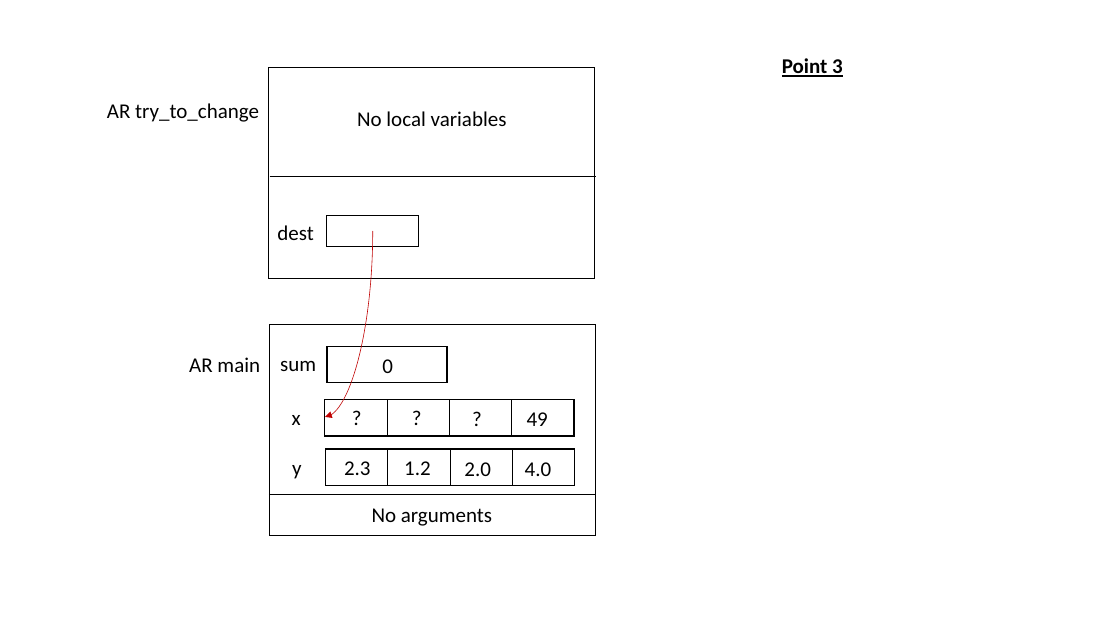
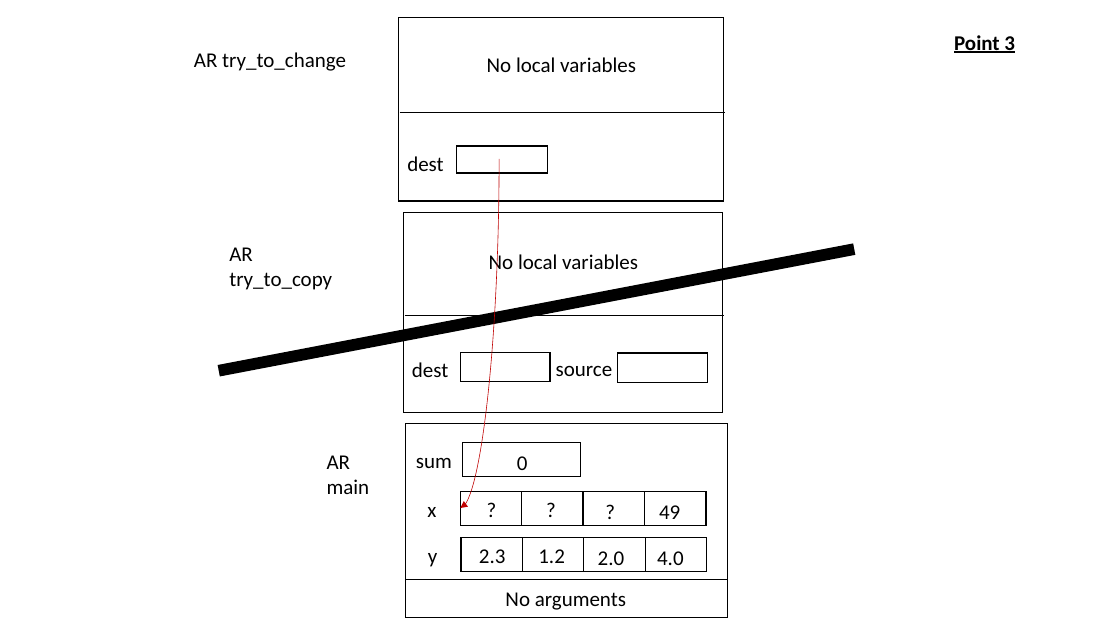
Before and after one commit to chvaldez10/ENSF-614, a slide deck: slide 3 of assignments/labs/lab2/documents/drawing.pptx. Drawn at 1120x630 pixels with LibreOffice and Linux fonts; fonts in the diff are those of the drawing. Boxes give left, top, right and bottom in pixels: in the first picture for what was removed or moved away, otherwise in the second. Text is boxed around its words. In the diff, an @@ line names an element or a change of style, - is before the commit and + after.

```diff
--- a/assignments/labs/lab2/documents/drawing.pptx
+++ b/assignments/labs/lab2/documents/drawing.pptx
@@ rectangle: place and size @@
-rectangle at box(268, 68, 595, 279)
+rectangle at box(398, 18, 724, 201)
@@ text "Point 3": place and size @@
-text "Point 3" at box(782, 58, 843, 77)
+text "Point 3" at box(954, 35, 1015, 53)
@@ text "AR try_to_change": place and size @@
-text "AR try_to_change" at box(107, 103, 259, 122)
+text "AR try_to_change" at box(194, 52, 346, 71)
@@ text "No local variables": place and size @@
-text "No local variables" at box(357, 111, 507, 126)
+text "No local variables" at box(487, 57, 636, 72)
@@ line moved from (270, 176) - (596, 176) to (400, 113) - (725, 113) @@
@@ text "dest": place and size @@
-text "dest" at box(277, 225, 313, 240)
+text "dest" at box(407, 156, 443, 171)
@@ rectangle: place and size @@
-rectangle at box(327, 215, 418, 246)
+rectangle at box(456, 146, 548, 173)
@@ curved arrow moved from (373, 231) - (325, 417) to (499, 159) - (460, 508) @@
@@ line added from (218, 371) to (854, 250), #000000 10 pt @@
@@ group added at box(229, 213, 724, 413): 4 texts, 3 rectangles, 1 line @@
+AR try_to_copy
+dest
+source
+No local variables
@@ rectangle: place and size @@
-rectangle at box(269, 325, 596, 536)
+rectangle at box(405, 423, 727, 618)
@@ text "sum": place and size @@
-text "sum" at box(280, 361, 316, 371)
+text "sum" at box(416, 458, 452, 468)
@@ rectangle: place and size @@
-rectangle at box(327, 346, 447, 383)
+rectangle at box(462, 443, 581, 476)
@@ 3 rectangles, 2 texts: place and size @@
-3 rectangles, 2 texts at box(189, 357, 512, 436)
+3 rectangles, 2 texts at box(327, 455, 644, 526)
@@ text "49": place and size @@
-text "49" at box(527, 412, 548, 426)
+text "49" at box(659, 505, 680, 519)
@@ rectangle: place and size @@
-rectangle at box(512, 399, 574, 436)
+rectangle at box(644, 492, 706, 526)
@@ 9 texts, 3 rectangles: place and size @@
-9 texts, 3 rectangles at box(292, 401, 552, 486)
+9 texts, 3 rectangles at box(427, 493, 684, 571)
@@ rectangle: place and size @@
-rectangle at box(513, 450, 575, 486)
+rectangle at box(645, 538, 707, 571)
@@ text "No arguments": place and size @@
-text "No arguments" at box(372, 508, 492, 526)
+text "No arguments" at box(505, 592, 626, 610)
@@ line moved from (269, 495) - (595, 495) to (405, 580) - (727, 580) @@
```
Also in this commit, not shown: 2 other slides changed, 5 other files.
